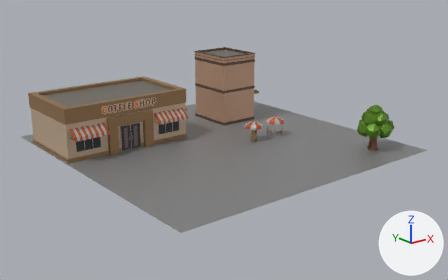
The glTF model js/clusters/remix-commercial-cafes.glb, before and after one commit.
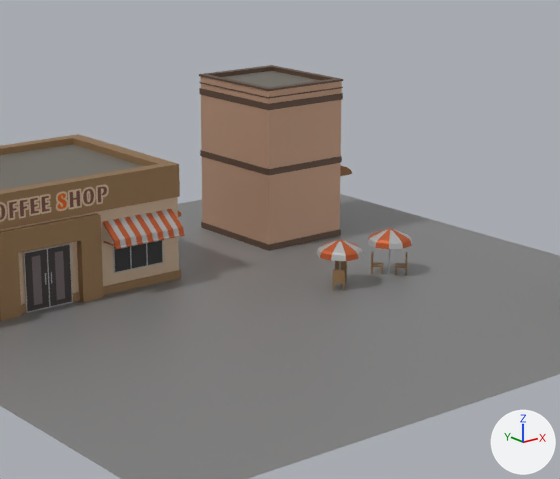
Old and new are each drawn whole from a 50 mm camera at (-40.4, -74.5, 26.0) aimed at (9.9, -11.7, 0.9) and again close up on the part from 25% to 77% of the width and 7% to 79% of the height. The lights are fixed; the arrows at lower right show +X, +Y and +Z. The older version's two pictures come first. Where no turn or scale is listed for an object, it has been applied to the vertices.

Objects in the first close-up: 'Building_Bar_Cube.002', 'Building_Coffee Shop_Cube.010', 'Props_Coffee shop chair_Cylinder.001', 'Props_Coffee shop chair_Cylinder.018', 'Road Concrete Tile_Plane.010'.
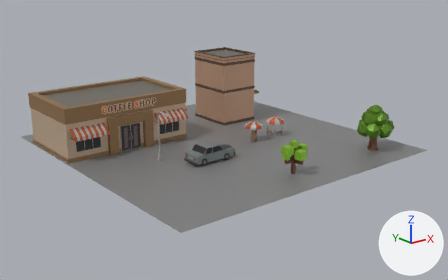
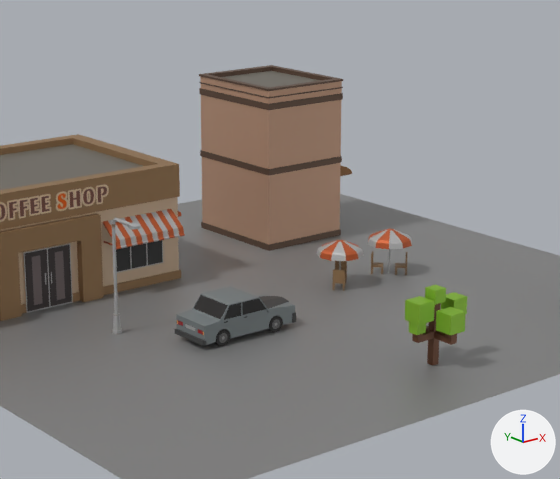
What differs and where, as boxes [x1, y1, x2, y2] in the close-ups (560 x 479 px):
'Vehicle_Car_Cube.050', added
    after: [175, 286, 296, 346]
'Natures_Cube Tree_Cube.017', added (green)
    after: [405, 285, 467, 366]
'Props_Street Light_Cube.044', added
    after: [112, 218, 141, 335]

The change in detail:
Picture 'Image_5' (img_image_5) is new.
Picture 'Image_4' (img_image_4) is new.
Material 'Props_TrafficProps' (mat_props_trafficprops) is new.
Its texture is img_image_5.
Its metallic is 0.5.
Material 'Car' (mat_car) is new.
Its texture is img_image_4.
Its metallic is 0.5.
Mesh me_mesh_7 is new.
It has 136 vertices, 244 faces and spans x -1.57..1.83, y -1.62..1.58, z 0.0..4.03.
It uses material mat_natures (picture img_image_3).
Mesh me_mesh_6 is new.
It has 76 vertices, 144 faces and spans x -0.3..0.3, y -2.27..0.26, z 0.0..6.43.
It uses material mat_props_trafficprops (picture img_image_5).
Mesh me_mesh_5 is new.
It has 396 vertices, 744 faces and spans x -3.35..2.97, y -1.48..1.48, z 0.0..2.19.
It uses material mat_car (picture img_image_4).
Object 'Natures_Cube Tree_Cube.017' (ob_natures_cube_tree_cube_017) is new; it shows me_mesh_7.
Its location is (9.87, -24.98, 0.0).
Object 'Props_Street Light_Cube.044' (ob_props_street_light_cube_044) is new; it shows me_mesh_6.
Its location is (0.0, -11.0, 0.0).
Object 'Vehicle_Car_Cube.050' (ob_vehicle_car_cube_050) is new; it shows me_mesh_5.
Its location is (5.19, -15.0, 0.0).
